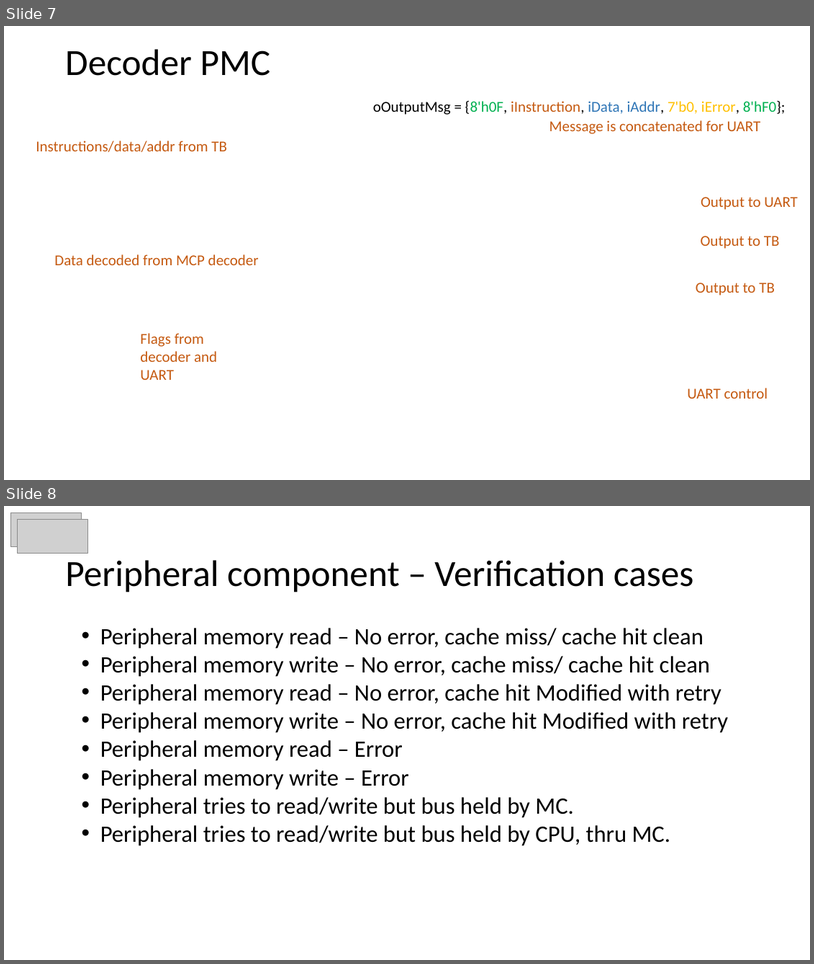
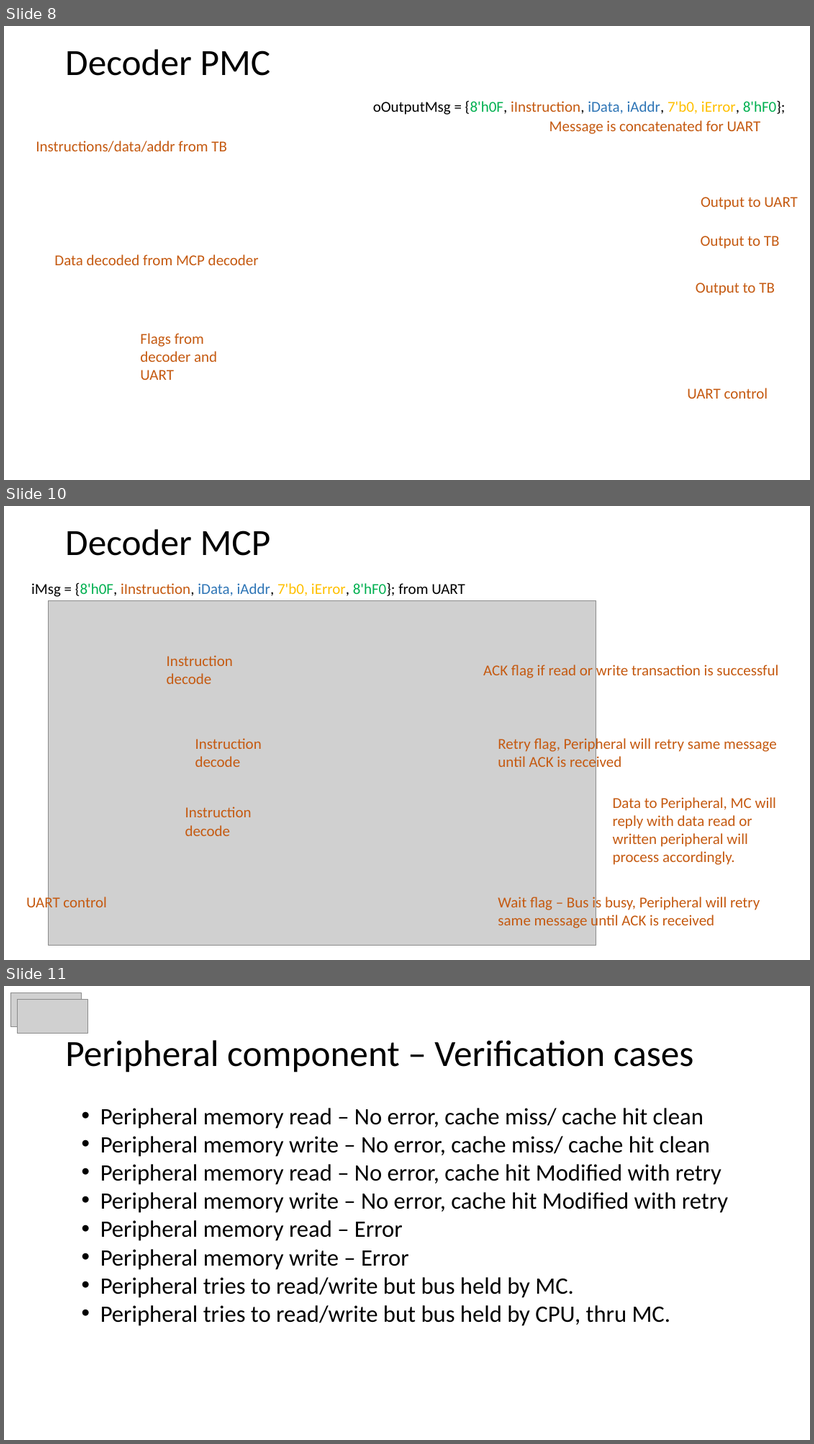
Before and after one commit to md710644/finalarquicompu, a slide deck: Diseno_final_arq.pptx. Shown one above the other, each under a label of ours: slides 7 and 8 before the commit, slides 8, 10 and 11 after it; the slides between them are not shown. The pictures are 814x964 and 814x1444 pixels, drawn with LibreOffice and Linux fonts; fonts in the diff are those of the drawing; grey boxes stand for pictures. Boxes give left, top, right and bottom in pixels: in the first picture for what was removed or moved away, otherwise in the second. Text is boxed around its words. In the diff, an @@ line names an element or a change of style, - is before the commit and + after.

```diff
--- a/Diseno_final_arq.pptx
+++ b/Diseno_final_arq.pptx
@@ slide 10 added at box(4, 506, 810, 960), background #FFFFFF @@
@@ text added at box(65, 529, 271, 556), 44 pt, text #000000 @@
+Decoder MCP
@@ text added at box(31, 583, 466, 597), 18 pt, text #000000 @@
+iMsg = {8'h0F, iInstruction, iData, iAddr, 7'b0, iError, 8'hF0}; from UART
@@ picture added at box(48, 600, 597, 944) @@
@@ text added at box(167, 655, 233, 684), 18 pt, text #C55A11 @@
+Instruction decode
@@ text added at box(484, 664, 779, 678), 18 pt, text #C55A11 @@
+ACK flag if read or write transaction is successful
@@ text added at box(196, 738, 262, 767), 18 pt, text #C55A11 @@
+Instruction decode
@@ text added at box(498, 736, 777, 771), 18 pt, text #C55A11 @@
+Retry flag, Peripheral will retry same message until ACK is received
@@ text added at box(185, 806, 252, 836), 18 pt, text #C55A11 @@
+Instruction decode
@@ text added at box(613, 797, 777, 865), 18 pt, text #C55A11 @@
+Data to Peripheral, MC will reply with data read or written peripheral will process accordingly.
@@ text added at box(26, 894, 107, 911), 18 pt, text #C55A11 @@
+UART control
@@ text added at box(498, 895, 760, 930), 18 pt, text #C55A11 @@
+Wait flag – Bus is busy, Peripheral will retry same message until ACK is received
@@ what was slide 7 is now slide 8 @@
@@ what was slide 8 is now slide 11 @@
```
Also in this commit, not shown: 1 slide changed, 6 other slides added, 1 slide removed, 11 other files.
